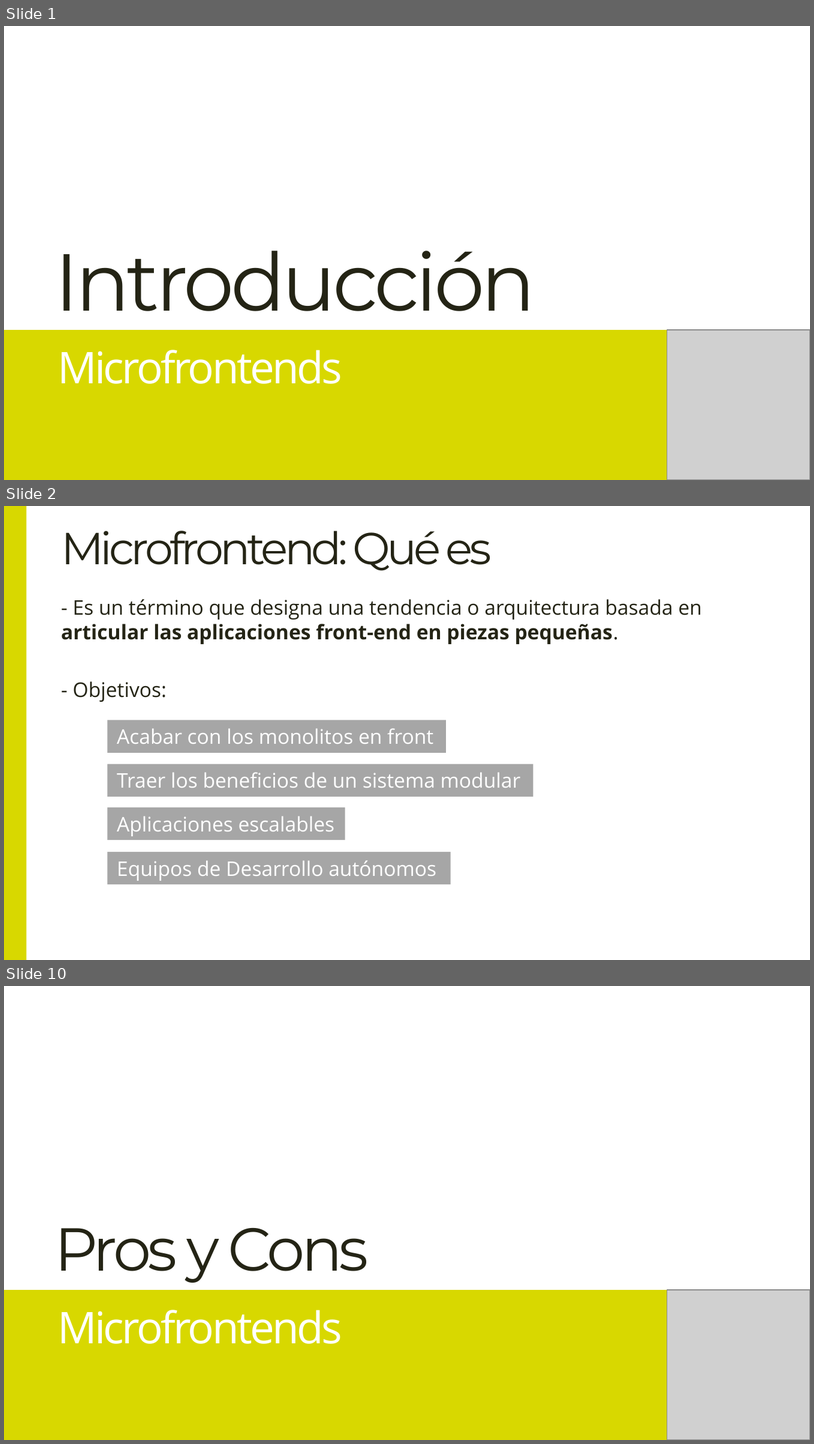
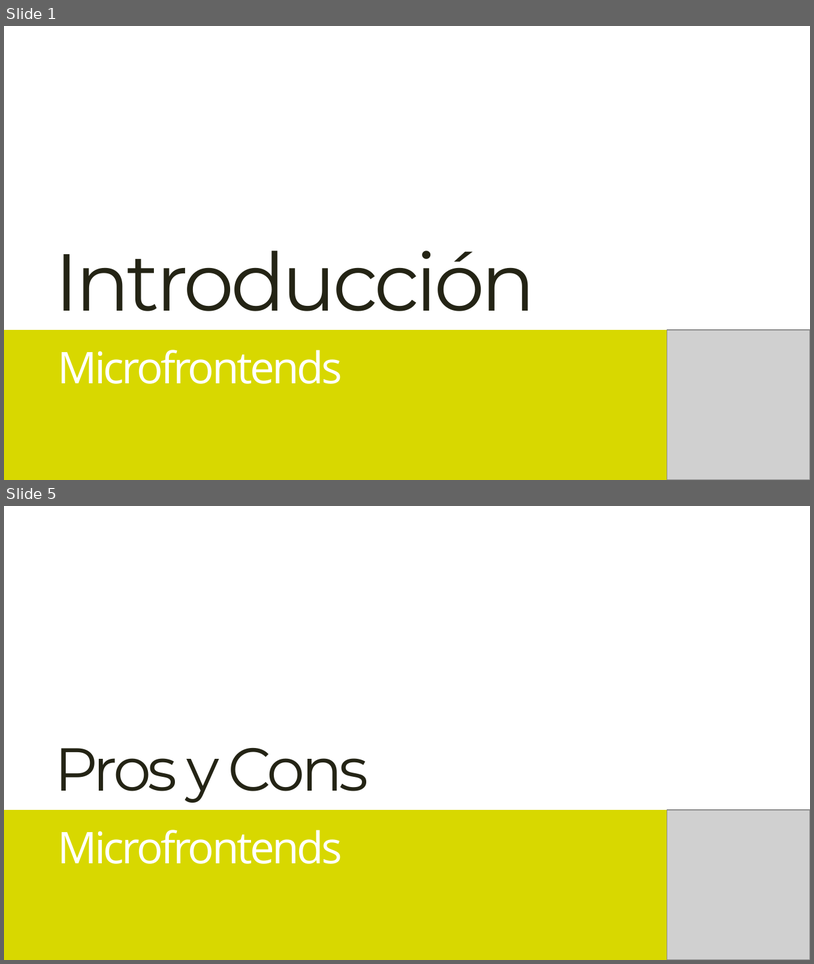
Before and after one commit to Lemoncode/master-frontend-lemoncode, a slide deck: 04-frameworks/16-microfrontends/00-teoría/00-introducción-a-microfrontends.pptx. Shown one above the other, each under a label of ours: slides 1, 2 and 10 before the commit, slides 1 and 5 after it; the slides between them are not shown. The pictures are 814x1444 and 814x964 pixels, drawn with LibreOffice and Linux fonts; fonts in the diff are those of the drawing; grey boxes stand for pictures. Boxes give left, top, right and bottom in pixels: in the first picture for what was removed or moved away, otherwise in the second. Text is boxed around its words. In the diff, an @@ line names an element or a change of style, - is before the commit and + after.

```diff
--- a/04-frameworks/16-microfrontends/00-teoría/00-introducción-a-microfrontends.pptx
+++ b/04-frameworks/16-microfrontends/00-teoría/00-introducción-a-microfrontends.pptx
@@ slide 2 removed at (4, 506, 810, 960), background #FFFFFF @@
@@ rectangle removed at (4, 506, 27, 959) @@
@@ title removed at (61, 531, 492, 571) @@
-Microfrontend: Qué es
@@ text removed at (61, 599, 702, 644) @@
-- Es un término que designa una tendencia o arquitectura basada en articular las aplicaciones front-end en piezas pequeñas.
@@ text removed at (73, 681, 167, 702) @@
-- Objetivos:
@@ rectangle removed at (107, 720, 446, 753) @@
-Acabar con los monolitos en front
@@ rectangle removed at (107, 764, 533, 796) @@
-Traer los beneficios de un sistema modular
@@ rectangle removed at (107, 807, 345, 839) @@
-Aplicaciones escalables
@@ rectangle removed at (107, 851, 451, 883) @@
-Equipos de Desarrollo autónomos
@@ what was slide 10 is now slide 5 @@
```
Also in this commit, not shown: 7 slides changed, 3 slides added, 5 other slides removed.
